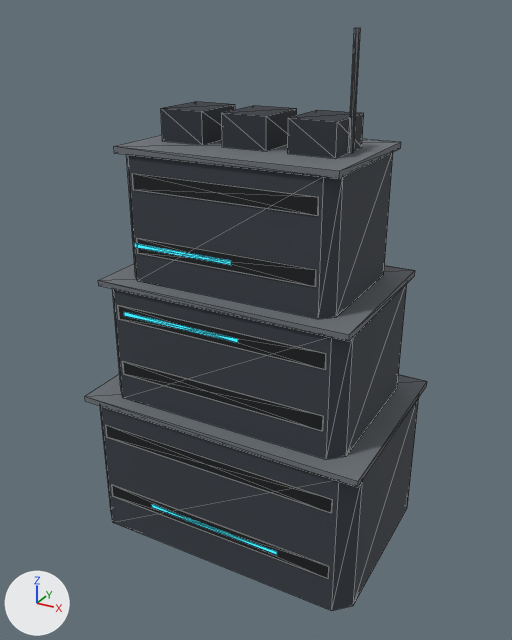
Two versions of the glTF model generated_assets/environments/helix/hlx_env_massing_block_a.glb, one commit apart.
Camera for both pictures: a camera (50 mm lens) standing at (6.37, -11.73, 10.63) and looking at (0.01, -0.16, 4.85). Lighting does not change. The marker at lower left points along +X, +Y and +Z. The older version comes first. Mesh edges are drawn as thin lines. Where no turn or scale is listed for an object, it has been applied to the vertices. Vertices at exactly the same position are counted once.

Before the edit, the objects in view are built like this:
```python
mat_mat_reinforced_steel_hlx = principled_material('mat_reinforced_steel_hlx')
mat_mat_reinforced_steel_hlx.base_color = (0.0398, 0.0484, 0.0616)  # dark grey #383e46
mat_mat_reinforced_steel_hlx.metallic = 0.064
mat_mat_reinforced_steel_hlx.roughness = 0.78
mat_trim_trim_hlx = principled_material('trim_trim_hlx')
mat_trim_trim_hlx.base_color = (0.161, 0.178, 0.196)  # grey #70757a
mat_trim_trim_hlx.metallic = 0.064
mat_trim_trim_hlx.roughness = 0.78
me_mesh_intact = bpy.data.meshes.new('mesh_intact')
me_mesh_intact.from_pydata(...)  # 180 vertices, 284 faces; spans x -3.05..3.05, y -2.05..2.05, z 0.0..10.33
# faces by material slot: [36, 84, 72, 56, 36]
me_mesh_intact.materials.append(mat_emit_cyan_hlx)  # cyan #1d8597, glowing cyan #35d6f2
me_mesh_intact.materials.append(mat_mat_reinforced_steel_hlx)  # dark grey #383e46
me_mesh_intact.materials.append(mat_trim_internal_hlx)  # black #101316
me_mesh_intact.materials.append(mat_trim_trim_hlx)  # grey #70757a
me_mesh_intact.materials.append(mat_trim_dark_hlx)  # dark grey #2d3339
ob_mesh_intact = bpy.data.objects.new('mesh_intact', me_mesh_intact)
ob_mesh_intact.location = (0.0, 0.0, 0.0)
```
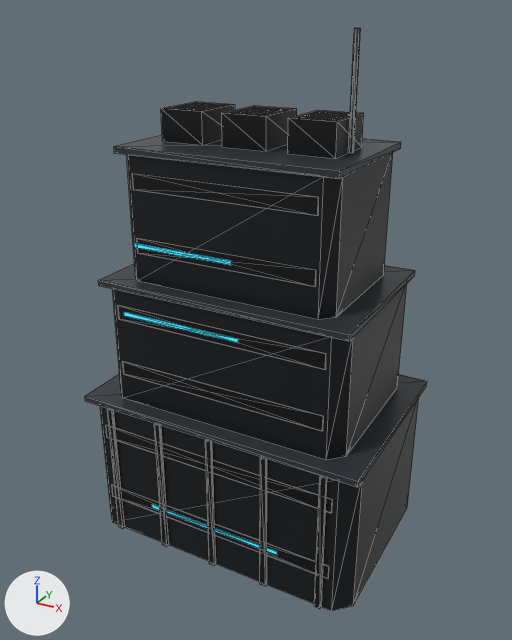
Changed parts and their boxes [x1, y1, x2, y2] in the pictures (512 x 640 px):
'mesh_intact', surface changed, reshaped (darker): [85, 28, 427, 611] in both
part 1 of me_mesh_intact, added: after [170, 103, 228, 110]
part 2 of me_mesh_intact, added: after [172, 106, 203, 110]
part 3 of me_mesh_intact, added: after [180, 105, 212, 108]
part 4 of me_mesh_intact, added: after [233, 111, 269, 115]
part 5 of me_mesh_intact, added: after [239, 109, 273, 113]
part 6 of me_mesh_intact, added: after [246, 108, 281, 111]
part 7 of me_mesh_intact, added: after [252, 107, 285, 110]
part 8 of me_mesh_intact, added: after [299, 116, 338, 120]
part 9 of me_mesh_intact, added: after [306, 114, 342, 118]
part 10 of me_mesh_intact, added: after [311, 113, 349, 116]
part 11 of me_mesh_intact, added: after [317, 111, 350, 114]
part 12 of me_mesh_intact, added: after [107, 408, 124, 528]
part 13 of me_mesh_intact, added: after [154, 423, 169, 546]
part 14 of me_mesh_intact, added: after [205, 439, 216, 566]
part 15 of me_mesh_intact, added: after [260, 457, 267, 586]
part 16 of me_mesh_intact, added: after [314, 476, 327, 609]

The change, as a diff of the scene's bpy script:
```diff
--- a/generated_assets/environments/helix/hlx_env_massing_block_a.glb.py
+++ b/generated_assets/environments/helix/hlx_env_massing_block_a.glb.py
@@ mat_mat_reinforced_steel_hlx @@
 mat_mat_reinforced_steel_hlx = bpy.data.materials.new('mat_reinforced_steel_hlx')
-# nodes: BsdfPrincipled, OutputMaterial
-# colours: dark grey #383e46
+# nodes: BsdfPrincipled, Math, Mix x2, NormalMap, OutputMaterial, SeparateColor, TexImage x3, VertexColor
+# colours: grey #98958a, mixed with the vertex colours
+# uses the picture img_hlx_mat_reinforced_steel_a_albedo
+# uses the picture img_hlx_mat_reinforced_steel_a_normal
+# uses the picture img_hlx_mat_reinforced_steel_a_orm
@@ mat_trim_trim_hlx @@
 mat_trim_trim_hlx = bpy.data.materials.new('trim_trim_hlx')
-# nodes: BsdfPrincipled, OutputMaterial
-# colours: grey #70757a
+# nodes: BsdfPrincipled, Math, Mix x2, NormalMap, OutputMaterial, SeparateColor, TexImage x3, VertexColor
+# colours: grey #8b9196, mixed with the vertex colours
+# uses the picture img_shr_mat_brushed_steel_a_albedo
+# uses the picture img_shr_mat_brushed_steel_a_normal
+# uses the picture img_shr_mat_brushed_steel_a_orm
@@ me_mesh_intact @@
-me_mesh_intact.from_pydata(...)  # 180 vertices, 284 faces; spans x -3.05..3.05, y -2.05..2.05, z 0.0..10.33
+me_mesh_intact.from_pydata(...)  # 340 vertices, 524 faces; spans x -3.05..3.05, y -2.06..2.05, z 0.0..10.33
+# me_mesh_intact part 1: a new loose piece, a box spanning x -1.68..-0.96, y -0.48..0.48, z 8.9253..8.9333, in mat_trim_internal_hlx
+# me_mesh_intact part 2: a new loose piece, a box spanning x -1.6584..-0.9816, y -0.42..-0.3, z 8.9333..8.9393, in mat_trim_trim_hlx
+# me_mesh_intact part 3: a new loose piece, a box spanning x -1.6584..-0.9816, y -0.18..-0.06, z 8.9333..8.9393, in mat_trim_trim_hlx
+# me_mesh_intact part 4: a new loose piece, a box spanning x -0.3384..0.3384, y -0.42..-0.3, z 8.9333..8.9393, in mat_trim_trim_hlx
+# me_mesh_intact part 5: a new loose piece, a box spanning x -0.3384..0.3384, y -0.18..-0.06, z 8.9333..8.9393, in mat_trim_trim_hlx
+# me_mesh_intact part 6: a new loose piece, a box spanning x -0.3384..0.3384, y 0.06..0.18, z 8.9333..8.9393, in mat_trim_trim_hlx
+# me_mesh_intact part 7: a new loose piece, a box spanning x -0.3384..0.3384, y 0.3..0.42, z 8.9333..8.9393, in mat_trim_trim_hlx
+# me_mesh_intact part 8: a new loose piece, a box spanning x 0.9816..1.6584, y -0.42..-0.3, z 8.9333..8.9393, in mat_trim_trim_hlx
+# me_mesh_intact part 9: a new loose piece, a box spanning x 0.9816..1.6584, y -0.18..-0.06, z 8.9333..8.9393, in mat_trim_trim_hlx
+# me_mesh_intact part 10: a new loose piece, a box spanning x 0.9816..1.6584, y 0.06..0.18, z 8.9333..8.9393, in mat_trim_trim_hlx
+# me_mesh_intact part 11: a new loose piece, a box spanning x 0.9816..1.6584, y 0.3..0.42, z 8.9333..8.9393, in mat_trim_trim_hlx
+# me_mesh_intact part 12: a new loose piece, a box spanning x -2.46..-2.34, y -2.06..-2.0, z 0.0..3.04, in mat_trim_dark_hlx
+# me_mesh_intact part 13: a new loose piece, a box spanning x -1.26..-1.14, y -2.06..-2.0, z 0.0..3.04, in mat_trim_dark_hlx
+# me_mesh_intact part 14: a new loose piece, a box spanning x -0.06..0.06, y -2.06..-2.0, z 0.0..3.04, in mat_trim_dark_hlx
+# me_mesh_intact part 15: a new loose piece, a box spanning x 1.14..1.26, y -2.06..-2.0, z 0.0..3.04, in mat_trim_dark_hlx
+# me_mesh_intact part 16: a new loose piece, a box spanning x 2.34..2.46, y -2.06..-2.0, z 0.0..3.04, in mat_trim_dark_hlx
+# other edits to the shape of me_mesh_intact do not show in these pictures
 me_mesh_intact.materials.append(mat_emit_cyan_hlx)
```
